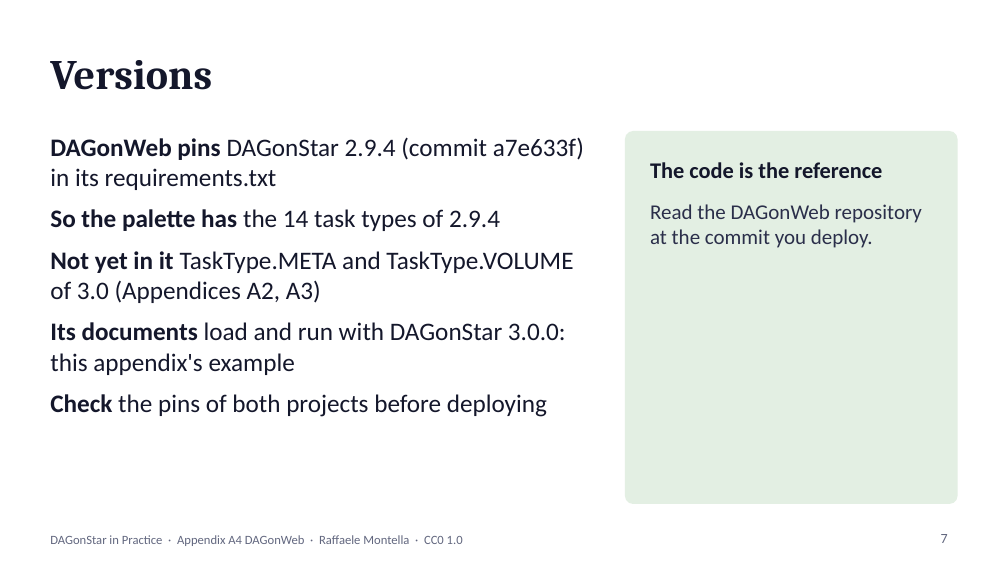
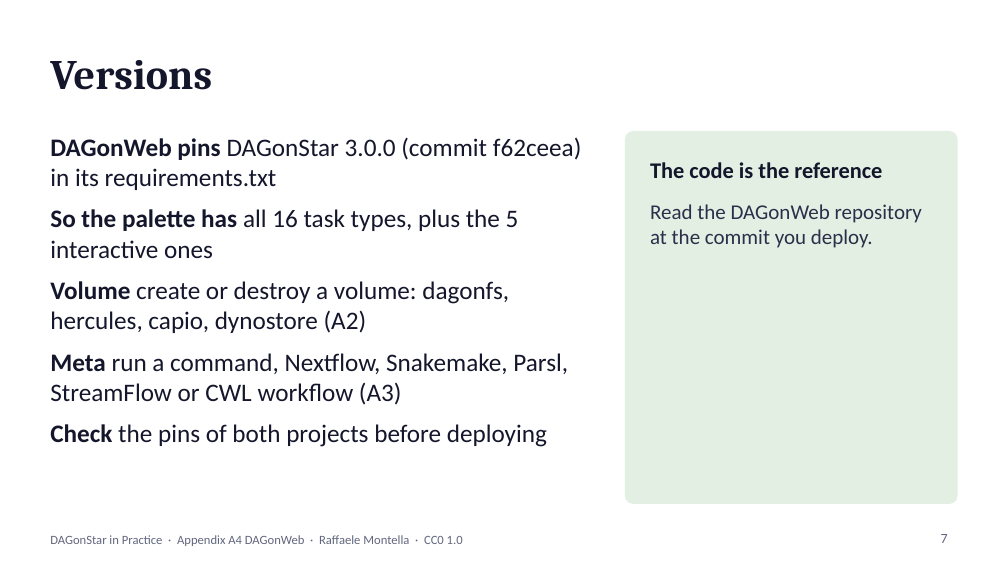
Before and after one commit to DagOnStar/DAGonStar-in-Practice, a slide deck: slide 7 of en/lectures/A4-DAGonStar-DAGonWeb.pptx. Drawn at 1008x567 pixels with LibreOffice and Linux fonts; fonts in the diff are those of the drawing. Boxes give left, top, right and bottom in pixels: in the first picture for what was removed or moved away, otherwise in the second. Text is boxed around its words. In the diff, an @@ line names an element or a change of style, - is before the commit and + after.

```diff
--- a/en/lectures/A4-DAGonStar-DAGonWeb.pptx
+++ b/en/lectures/A4-DAGonStar-DAGonWeb.pptx
@@ text at bbox=[50, 137, 582, 405]: text changed @@
-• DAGonWeb pins DAGonStar 2.9.4 (commit a7e633f) in its requirements.txt
-• So the palette has the 14 task types of 2.9.4
-• Not yet in it TaskType.META and TaskType.VOLUME of 3.0 (Appendices A2, A3)
-• Its documents load and run with DAGonStar 3.0.0: this appendix's example
+• DAGonWeb pins DAGonStar 3.0.0 (commit f62ceea) in its requirements.txt
+• So the palette has all 16 task types, plus the 5 interactive ones
+• Volume create or destroy a volume: dagonfs, hercules, capio, dynostore (A2)
+• Meta run a command, Nextflow, Snakemake, Parsl, StreamFlow or CWL workflow (A3)
```
Also in this commit, not shown: 1 other slide changed, 4 other files.
